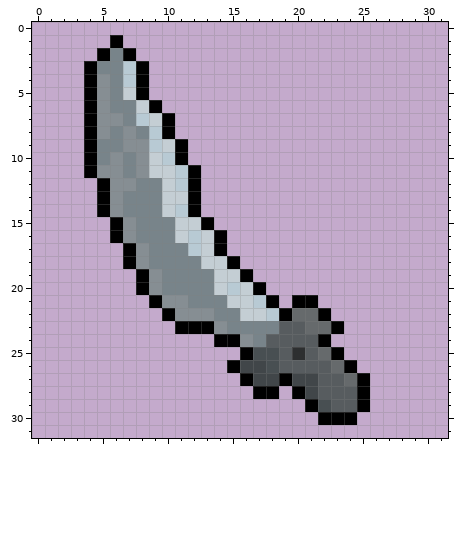
Pixel-art sprite: assets/scenes/inventory/weapons/cimitarraAcero.png. The picture above is the old version.
The file is 32x32 pixels. Colours within 5 levels of each other are drawn and written as one.
Once edited:
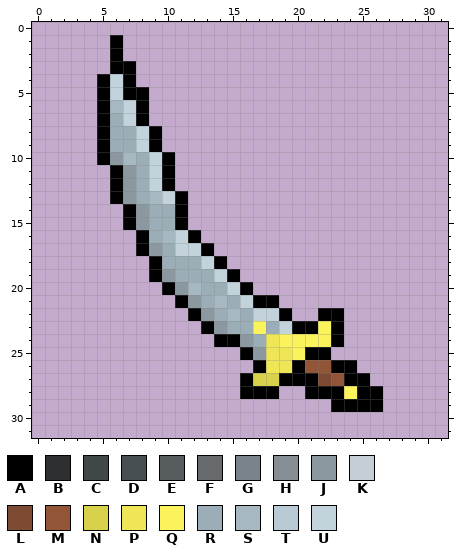
Palette (. is transparent): A #000000  B #2d2f30  C #414649  D #484f52  E #575c5f  F #666a6c  G #78848a  H #868e93  J #8b98a0  K #c4ced4  L #7d4b34  M #935538  N #d8d14c  P #eee657  Q #fbf35c  R #9badb7  S #a6b8c2  T #b8cad4  U #c2d3dc
The edit:
Changed rows in their new state; - is an unchanged pixel.
first column x 4:
 2 -.A.-------------------
 3 ..AA.------------------
 4 .AUA.------------------
 5 .AUA-------------------
 6 .ASUA.-----------------
 7 .ARUA..----------------
 8 .ARRUA.----------------
 9 .ARRUA..---------------
10 .AJSRUA.---------------
11 ..AJRUA..--------------
12 -.AJRUA..--------------
13 -.AJRSUA.--------------
14 -..AJRRA.--------------
15 --.AJRRA..-------------
16 --..ARSUA..------------
17 ---.AJRUUA.------------
18 ---..ARRRUA.-----------
19 ----.AJRRRUA.----------
20 ----..AJSRRUA.---------
21 -----..AJRSRUA--..-----
22 ------..AJRSRUU-..-A---
23 -------..-JRRQRUAAQ----
24 ------------JRPQQQQA---
25 -------------JPPQAA.---
26 -----------..APPAMMA---
27 -------------NN-AALMA--
28 ------------A---.AAAQ-A
29 -----------------..AA-A
30 ------------------...--
